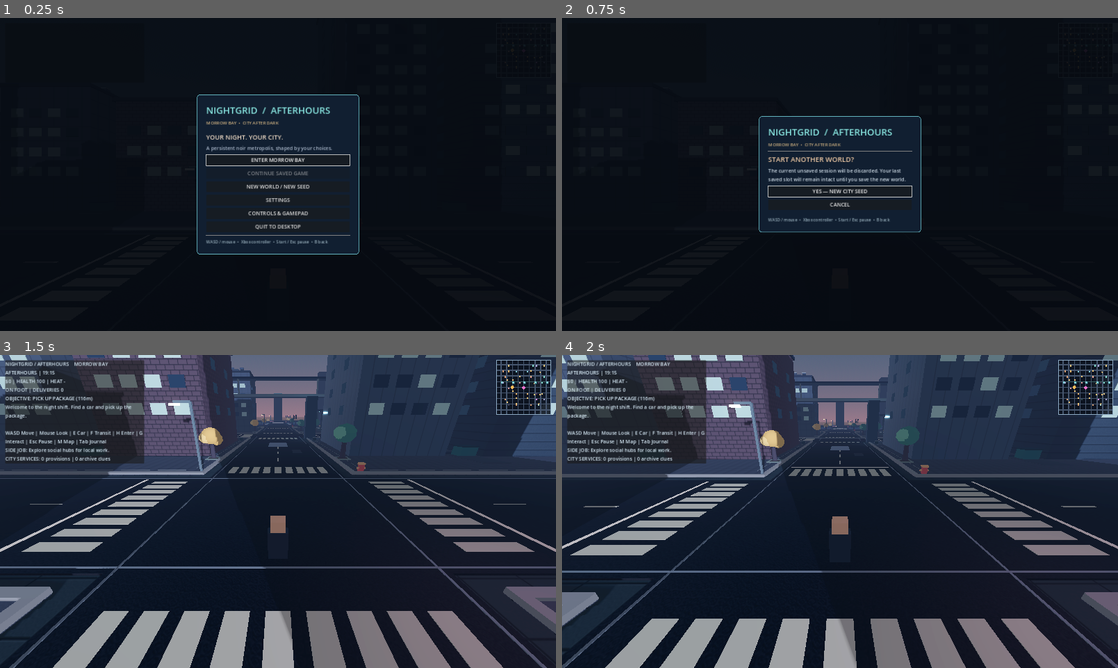
Above: before the commit, frames 1-4 (two rows, left to right).
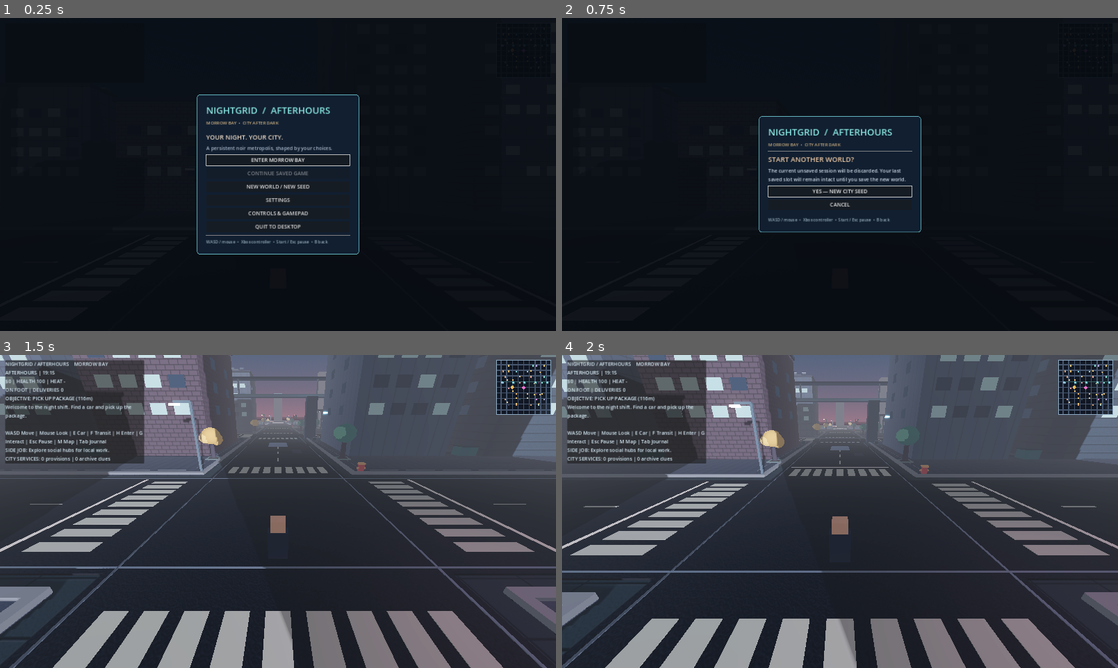
Above: after the commit, the same moments.

Repository: ProhibitedTV/NightGrid-Afterhours
Game: Godot game, scene res://scenes/main.tscn
Same seed, same stepped clock (60 frames per second), same inputs: the game is played once before the commit and once after it.
Inputs:
- Up to frame 1 (0.25 s): no input
- Up to frame 2 (0.75 s): click "NEW WORLD / NEW SEED" at 0.5 s
- Up to frame 3 (1.5 s): click "YES — NEW CITY SEED" at 1.25 s
- Up to frame 4 (2 s): no input

The runs differ from the first frame. In frame 3, 36% of the frame differs, in the area x 0-100%, y 0-70%; in frame 4, 35%.

Commit message:
Grade atmospheric fog and ambient lighting through the full 24-hour cycle

Diff:
--- a/scripts/day_night.gd
+++ b/scripts/day_night.gd
@@ -66,7 +66,11 @@
 	_sky.ground_bottom_color = Color("0f1728").lerp(Color("617276"), light)
 	_sky.ground_horizon_color = Color("433145").lerp(Color("b4a999"), light)
 	_environment.environment.ambient_light_color = Color("8291b5").lerp(Color("f3dbb5"), light)
-	_environment.environment.ambient_light_energy = lerpf(0.43, 0.82, light)
+	_environment.environment.ambient_light_energy = lerpf(0.40, 0.78, light)
+	# Distance haze shifts from cool coastal night to warm daytime air, but does
+	# not override the player's fog toggle or allocate volumetric fog buffers.
+	_environment.environment.fog_density = lerpf(0.0085, 0.0045, light)
+	_environment.environment.fog_light_color = Color("2b354b").lerp(Color("c4d0c7"), light).lerp(Color("b77d65"), twilight * 0.22)
 	_sun.light_color = Color("8eabda").lerp(Color("ffe6c2"), light).lerp(Color("ffad86"), twilight * 0.15)
 	_sun.light_energy = lerpf(0.13, 1.30, light)
 	var altitude := 9.0 + 64.0 * noon
